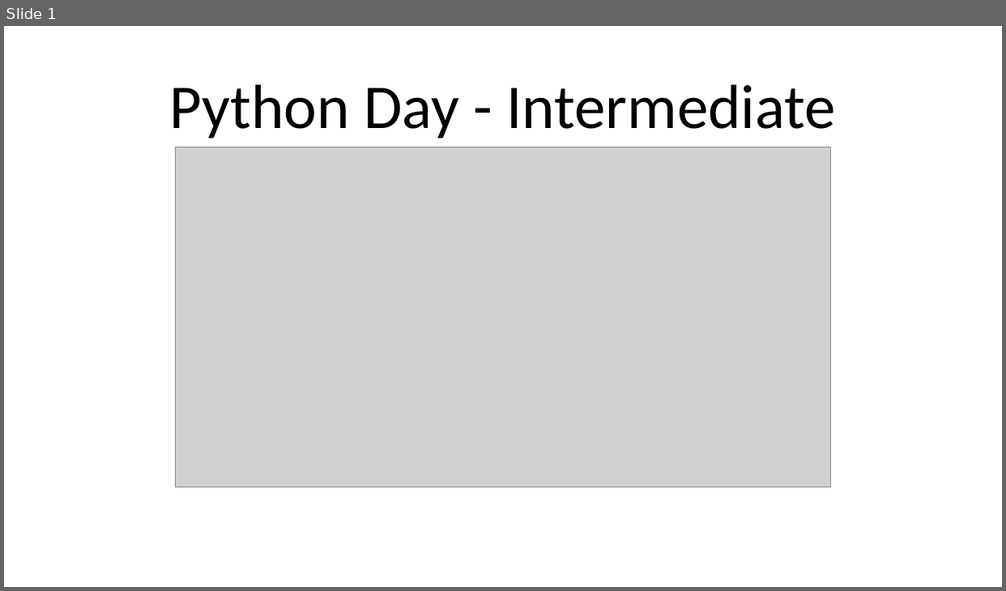
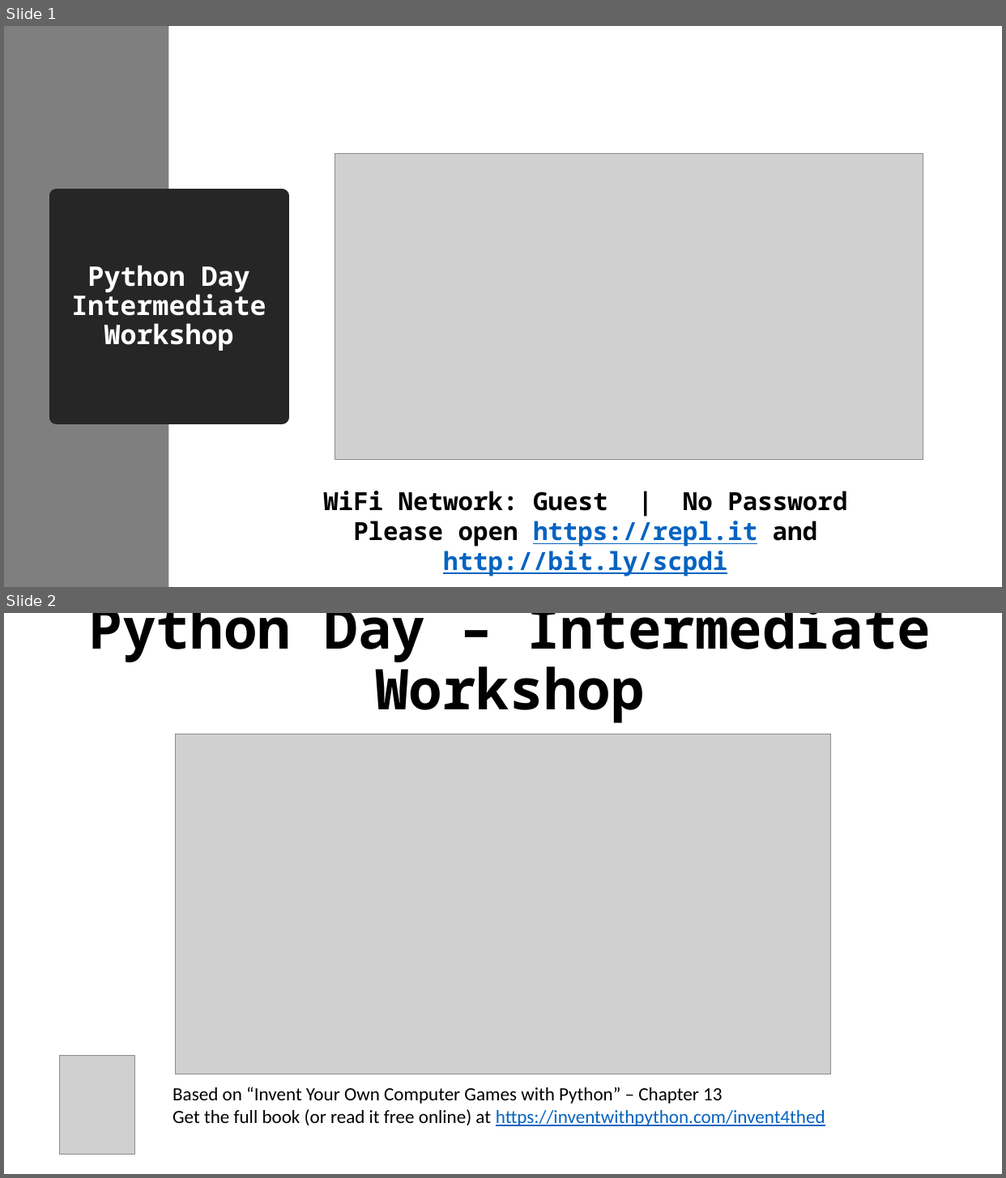
Before and after one commit to seattlecoderdojo/PythonDay-TreasureHunt, a slide deck: Python Day - Intermediate.pptx. Shown one above the other, each under a label of ours: slide 1 before the commit, slides 1 and 2 after it. The pictures are 1006x591 and 1006x1178 pixels, drawn with LibreOffice and Linux fonts; fonts in the diff are those of the drawing; grey boxes stand for pictures. Boxes give left, top, right and bottom in pixels: in the first picture for what was removed or moved away, otherwise in the second. Text is boxed around its words. In the diff, an @@ line names an element or a change of style, - is before the commit and + after.

```diff
--- a/Python Day - Intermediate.pptx
+++ b/Python Day - Intermediate.pptx
@@ slide 2 added at (x1=4, y1=613, x2=1002, y2=1174), background #FFFFFF @@
@@ title added at (x1=89, y1=613, x2=931, y2=723), 54 pt, text #000000, bold @@
+Python Day – Intermediate Workshop
@@ picture added at (x1=176, y1=735, x2=830, y2=1075) @@
@@ picture added at (x1=59, y1=1056, x2=134, y2=1155) @@
@@ text added at (x1=172, y1=1087, x2=825, y2=1127), 18 pt, text #000000 @@
+Based on “Invent Your Own Computer Games with Python” – Chapter 13
+Get the full book (or read it free online) at https://inventwithpython.com/invent4thed
@@ slide 1 changed as well @@
@@ rectangle added at (x1=4, y1=26, x2=168, y2=587), fill #7F7F7F @@
@@ picture resized from (x1=176, y1=148, x2=830, y2=488) to (x1=335, y1=153, x2=923, y2=459) @@
@@ title "Python Day Intermediate Workshop" resized from (x1=170, y1=84, x2=835, y2=139) to (x1=57, y1=196, x2=282, y2=417) @@
@@ title "Python Day Intermediate Workshop" at (x1=57, y1=196, x2=282, y2=417): vertical alignment bottom to middle; fill none to #262626; outline none to #262626 13.75 pt @@
@@ title at (x1=71, y1=265, x2=266, y2=351): text changed; size 60 to 26 pt; font Calibri to Noto Sans Mono; text colour #000000 to #FFFFFF; bold on @@
-Python Day - Intermediate
+Python Day Intermediate
+Workshop
@@ text added at (x1=323, y1=491, x2=847, y2=577), 24 pt, text #000000, bold @@
+WiFi Network: Guest | No Password
+Please open https://repl.it and http://bit.ly/scpdi
```
Also in this commit, not shown: 1 other slide added, 1 slide removed, 2 other files.
